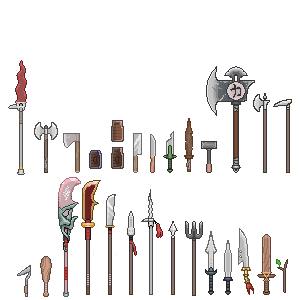
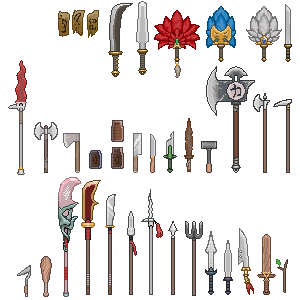
Two versions of the same layered image (300x300). Layer-by-layer changes:
added group "황부적" with 2 layers in group "무기류" over [58, 1, 149, 72]
added layer "레이어 45" (overlay) in group "황부적" over [58, 1, 149, 72]
added layer "그룹 1" in group "황부적" over [58, 10, 99, 38]
painted on "홍장팔사모" over [15, 60, 27, 170]
added layer "적부채" in group "무기류" over [154, 10, 200, 78]
added layer "청부채" in group "무기류" over [206, 6, 266, 62]
added layer "부채" in group "무기류" over [246, 6, 282, 62]
added layer "짭왕푸" in group "무기류" over [108, 3, 133, 77]
added layer "대검" in group "무기류" over [136, 1, 149, 75]
added layer "보스무기" in group "무기류" over [284, 4, 292, 62]
